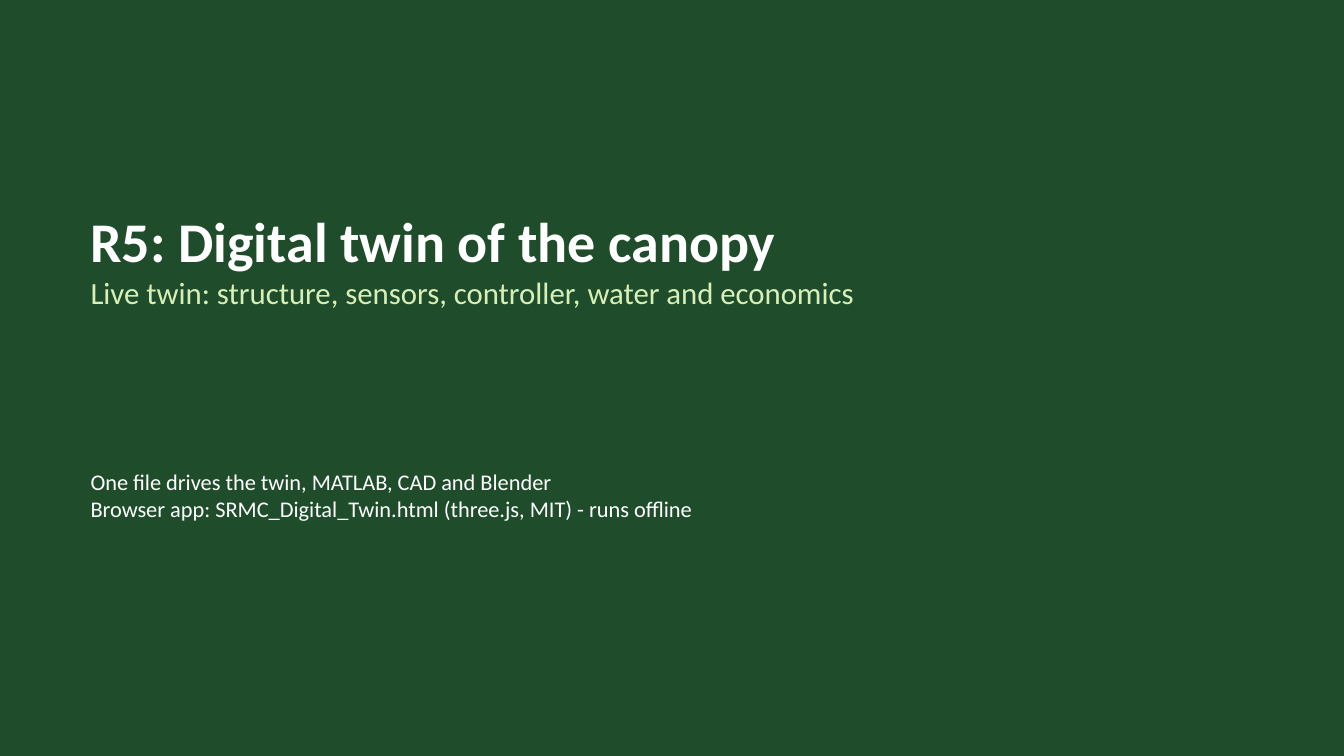
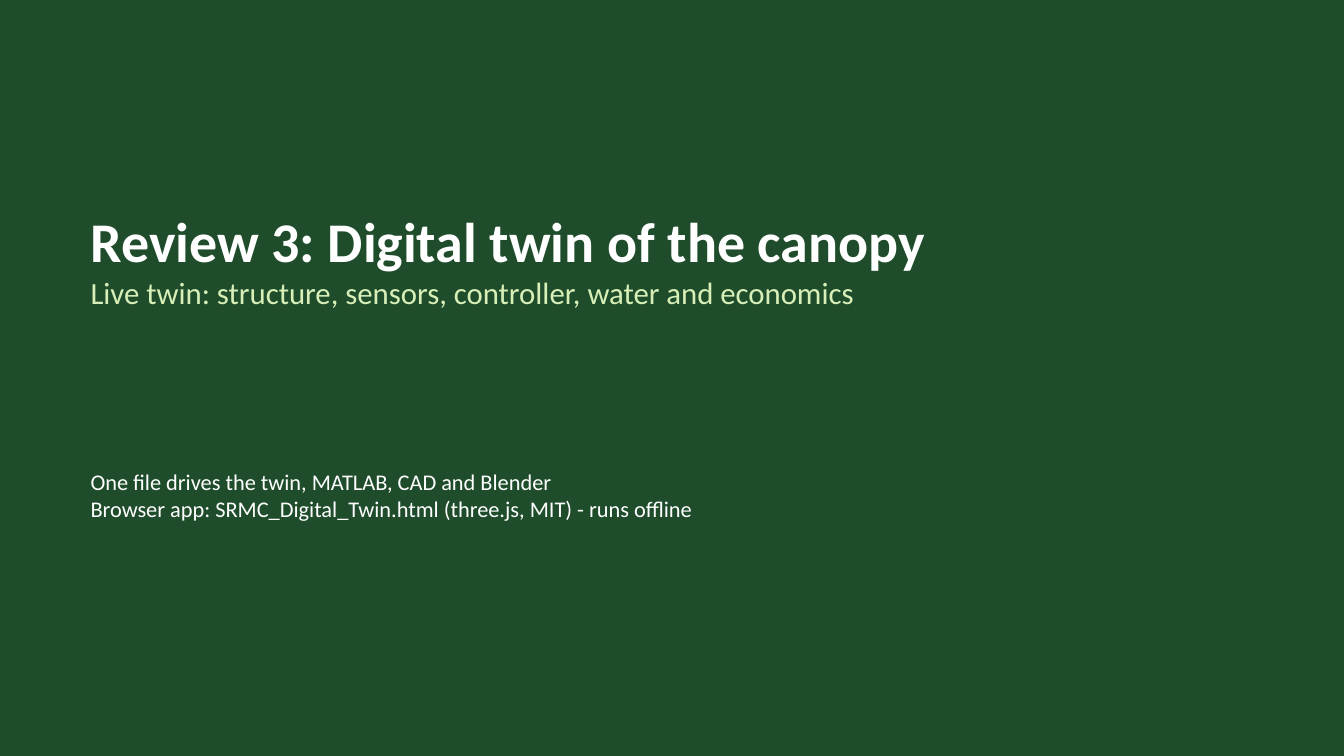
Before and after one commit to thanwin19/agrovoltaic-canopy-srmc, a slide deck: slide 1 of Proof/08_Reports_and_Posters/review_decks/Review3_Digital_Twin.pptx. Drawn at 1344x756 pixels with LibreOffice and Linux fonts; fonts in the diff are those of the drawing. Boxes give left, top, right and bottom in pixels: in the first picture for what was removed or moved away, otherwise in the second. Text is boxed around its words. In the diff, an @@ line names an element or a change of style, - is before the commit and + after.

```diff
--- a/Proof/08_Reports_and_Posters/review_decks/Review3_Digital_Twin.pptx
+++ b/Proof/08_Reports_and_Posters/review_decks/Review3_Digital_Twin.pptx
@@ text at [91, 222, 925, 272]: text changed @@
-R5: Digital twin of the canopy
+Review 3: Digital twin of the canopy
```
Also in this commit, not shown: 10 other slides changed, 2 slides added, 18 other files.
